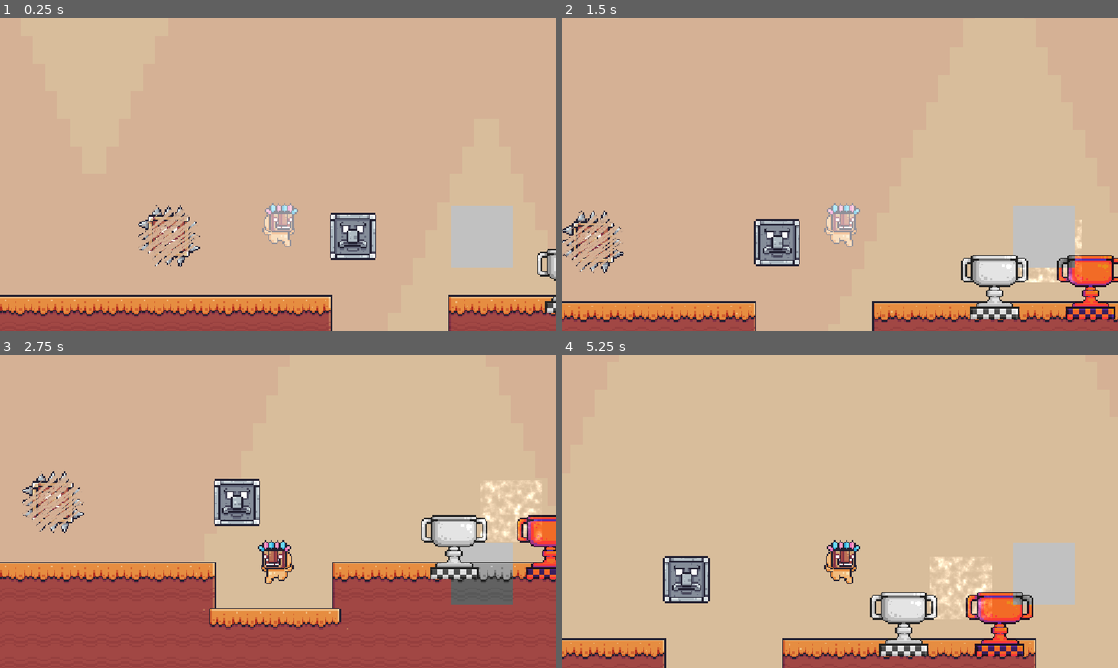
Above: before the commit, frames 1-4 (two rows, left to right).
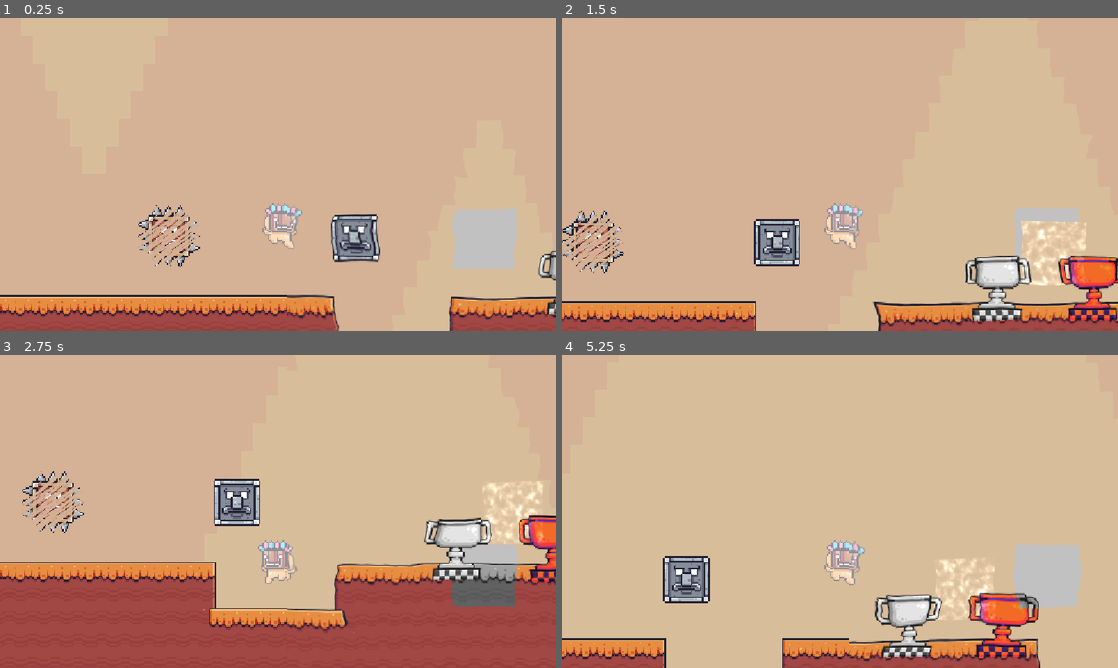
Above: after the commit, the same moments.

Repository: nevinimore/udemy_kaan_shaders
Game: Godot game, scene res://scenes/common_techniques.tscn
Two runs of this game, one before a commit and one after it. Both use one fixed random seed, a clock stepped at 60 frames per second and the inputs below. The engine's default icon, where the game draws it, is replaced by a stand-in: a white triangle on a blue panel in a dark square.
Inputs:
- Up to frame 1 (0.25 s): no input
- Up to frame 2 (1.5 s): hold D (move_right) from 0.53 s (still down); tap Space (jump) at 0.77 s
- Up to frame 3 (2.75 s): tap Space (jump) at 1.52 s; release D (move_right) at 2.03 s; hold A (move_left) from 2.03 s (still down)
- Up to frame 4 (5.25 s): release A (move_left) at 2.78 s; hold D (move_right) 2.78-4.28 s; tap Space (jump) at 3.02, 3.77, 4.52 s; hold A (move_left) 4.28-5.03 s; hold D (move_right) from 5.03 s (still down)

The runs differ from the first frame. In frame 1, 3.0% of the frame differs, in the area x 51-100%, y 59-100%; in frame 2, 5.5%; in frame 3, 4.5%; in frame 4, 4.9%.

Commit message:
tuto 2D finalizado

Diff:
--- a/common_techniques_starter_project/common_techniques_starter_project/scenes/common_techniques.tscn
+++ b/common_techniques_starter_project/common_techniques_starter_project/scenes/common_techniques.tscn
@@ -349,27 +349,6 @@
 shader = ExtResource("13_hyy88")
 shader_parameter/mask_texture = ExtResource("14_v7i2p")
 
-[sub_resource type="FastNoiseLite" id="FastNoiseLite_ir1eb"]
-seed = 1
-
-[sub_resource type="NoiseTexture2D" id="NoiseTexture2D_ow30b"]
-noise = SubResource("FastNoiseLite_ir1eb")
-seamless = true
-
-[sub_resource type="FastNoiseLite" id="FastNoiseLite_mb2c8"]
-seed = 2
-
-[sub_resource type="NoiseTexture2D" id="NoiseTexture2D_70r4n"]
-noise = SubResource("FastNoiseLite_mb2c8")
-seamless = true
-
-[sub_resource type="ShaderMaterial" id="ShaderMaterial_mb2c8"]
-shader = ExtResource("16_ir1eb")
-shader_parameter/noise_texture1 = SubResource("NoiseTexture2D_ow30b")
-shader_parameter/noise_texture2 = SubResource("NoiseTexture2D_70r4n")
-shader_parameter/offset1 = Vector2(0.1, 0.1)
-shader_parameter/offset2 = Vector2(0.1, 0.1)
-
 [sub_resource type="FastNoiseLite" id="FastNoiseLite_ow30b"]
 seed = 1
 frequency = 0.0101
@@ -389,6 +368,29 @@
 shader_parameter/noise_texture1 = SubResource("NoiseTexture2D_mb2c8")
 shader_parameter/noise_texture2 = SubResource("NoiseTexture2D_t7i51")
 shader_parameter/smoke_density = 0.499999988824
+
+[sub_resource type="FastNoiseLite" id="FastNoiseLite_ir1eb"]
+seed = 1
+
+[sub_resource type="NoiseTexture2D" id="NoiseTexture2D_ow30b"]
+noise = SubResource("FastNoiseLite_ir1eb")
+seamless = true
+
+[sub_resource type="FastNoiseLite" id="FastNoiseLite_mb2c8"]
+seed = 2
+
+[sub_resource type="NoiseTexture2D" id="NoiseTexture2D_70r4n"]
+noise = SubResource("FastNoiseLite_mb2c8")
+seamless = true
+
+[sub_resource type="ShaderMaterial" id="ShaderMaterial_mb2c8"]
+shader = ExtResource("16_ir1eb")
+shader_parameter/noise_texture1 = SubResource("NoiseTexture2D_ow30b")
+shader_parameter/noise_texture2 = SubResource("NoiseTexture2D_70r4n")
+shader_parameter/distortion_strenght = -0.024999953687499965
+shader_parameter/distortion_velocity = 0.10000000149012
+shader_parameter/offset1 = Vector2(0.1, 0.1)
+shader_parameter/offset2 = Vector2(0.1, 0.1)
 
 [node name="CommonTechniques" type="Node2D"]
 script = ExtResource("1_0ugy3")
@@ -452,16 +454,22 @@
 scale = Vector2(3, 3)
 texture = ExtResource("15_ir1eb")
 
-[node name="Distortion" type="Sprite2D" parent="."]
-visible = false
+[node name="DistortionSmoke" type="Sprite2D" parent="."]
+z_index = 999
+material = SubResource("ShaderMaterial_70r4n")
+position = Vector2(1298, 342)
+texture = ExtResource("10_luoof")
+
+[node name="CanvasLayer2" type="CanvasLayer" parent="."]
+
+[node name="BackBufferCopy" type="BackBufferCopy" parent="CanvasLayer2"]
+z_index = 999
+copy_mode = 2
+
+[node name="Distortion" type="Sprite2D" parent="CanvasLayer2/BackBufferCopy"]
 z_index = 800
 texture_repeat = 2
 material = SubResource("ShaderMaterial_mb2c8")
 position = Vector2(1292, 369)
-scale = Vector2(9.921633, 7.4665813)
+scale = Vector2(10.8864, 6.394138)
 texture = ExtResource("10_luoof")
-
-[node name="DistortionSmoke" type="Sprite2D" parent="."]
-material = SubResource("ShaderMaterial_70r4n")
-position = Vector2(1298, 342)
-texture = ExtResource("10_luoof")
--- a/common_techniques_starter_project/common_techniques_starter_project/scenes/player.tscn
+++ b/common_techniques_starter_project/common_techniques_starter_project/scenes/player.tscn
@@ -206,6 +206,21 @@
 
 [sub_resource type="RectangleShape2D" id="RectangleShape2D_o0ra8"]
 size = Vector2(38, 71)
+
+[sub_resource type="Animation" id="Animation_fjrip"]
+length = 0.001
+tracks/0/type = "value"
+tracks/0/imported = false
+tracks/0/enabled = true
+tracks/0/path = NodePath("AnimatedSprite2D:material:shader_parameter/flash_pct")
+tracks/0/interp = 1
+tracks/0/loop_wrap = true
+tracks/0/keys = {
+"times": PackedFloat32Array(0),
+"transitions": PackedFloat32Array(1),
+"update": 0,
+"values": [0.49999998882425]
+}
 
 [sub_resource type="Animation" id="Animation_tuyoq"]
 resource_name = "flash"
@@ -224,21 +239,6 @@
 "values": [0.49999998882425, 0.0, 0.49999998882425]
 }
 
-[sub_resource type="Animation" id="Animation_fjrip"]
-length = 0.001
-tracks/0/type = "value"
-tracks/0/imported = false
-tracks/0/enabled = true
-tracks/0/path = NodePath("AnimatedSprite2D:material:shader_parameter/flash_pct")
-tracks/0/interp = 1
-tracks/0/loop_wrap = true
-tracks/0/keys = {
-"times": PackedFloat32Array(0),
-"transitions": PackedFloat32Array(1),
-"update": 0,
-"values": [0.49999998882425]
-}
-
 [sub_resource type="AnimationLibrary" id="AnimationLibrary_smehm"]
 _data = {
 &"RESET": SubResource("Animation_fjrip"),
@@ -265,6 +265,7 @@
 position = Vector2(0, -150)
 
 [node name="AnimationPlayer" type="AnimationPlayer" parent="."]
+active = false
 libraries = {
 &"": SubResource("AnimationLibrary_smehm")
 }
--- a/common_techniques_starter_project/common_techniques_starter_project/shaders/distortion.gdshader
+++ b/common_techniques_starter_project/common_techniques_starter_project/shaders/distortion.gdshader
@@ -2,6 +2,9 @@
 
 uniform sampler2D noise_texture1: repeat_enable;
 uniform sampler2D noise_texture2: repeat_enable;
+
+uniform float distortion_strenght: hint_range(-1.0, 1.0, 0.001) = 0.01;
+uniform float distortion_velocity: hint_range(0.0, 4.0, 0.1) = 0.5;
 
 uniform sampler2D screen_texture: hint_screen_texture, filter_nearest, repeat_enable;
 
@@ -9,15 +12,14 @@
 uniform vec2 offset2 = vec2(0.1);
 
 void fragment() {
-	vec4 noise_color1 = texture(noise_texture1, UV+offset1*TIME*1.2);
-	vec4 noise_color2 = texture(noise_texture2, UV+offset2*TIME*0.5);
+	vec4 noise_color1 = texture(noise_texture1, UV+offset1*TIME*(2.*distortion_velocity)*cos(TIME*0.00001));
+	vec4 noise_color2 = texture(noise_texture2, UV+offset2*TIME*(1.*distortion_velocity)*cos(TIME*0.00001));
 
 	float final_noise1 = (noise_color1.r+noise_color2.r)/2.;
 	float final_noise2 = noise_color1.r*noise_color2.r;
 
 	vec2 screen_size = TEXTURE_PIXEL_SIZE;
-	float pct_distortion = 0.01;
-	vec4 final_color = texture(screen_texture, SCREEN_UV+vec2(final_noise2*pct_distortion));
+	vec4 final_color = texture(screen_texture, SCREEN_UV+vec2(final_noise2*distortion_strenght));
 
 	COLOR.rgb = vec3(1.);
 	//COLOR.a = final_noise1;
--- a/common_techniques_starter_project/common_techniques_starter_project/shaders/distortion_smoke.gdshader
+++ b/common_techniques_starter_project/common_techniques_starter_project/shaders/distortion_smoke.gdshader
@@ -5,7 +5,7 @@
 
 uniform float smoke_density: hint_range(0.01, 1.0, 0.01) = 0.2;
 
-uniform sampler2D screen_texture: hint_screen_texture, repeat_enable;
+uniform sampler2D screen_texture: hint_screen_texture, repeat_enable, filter_nearest;
 
 void fragment() {
 
